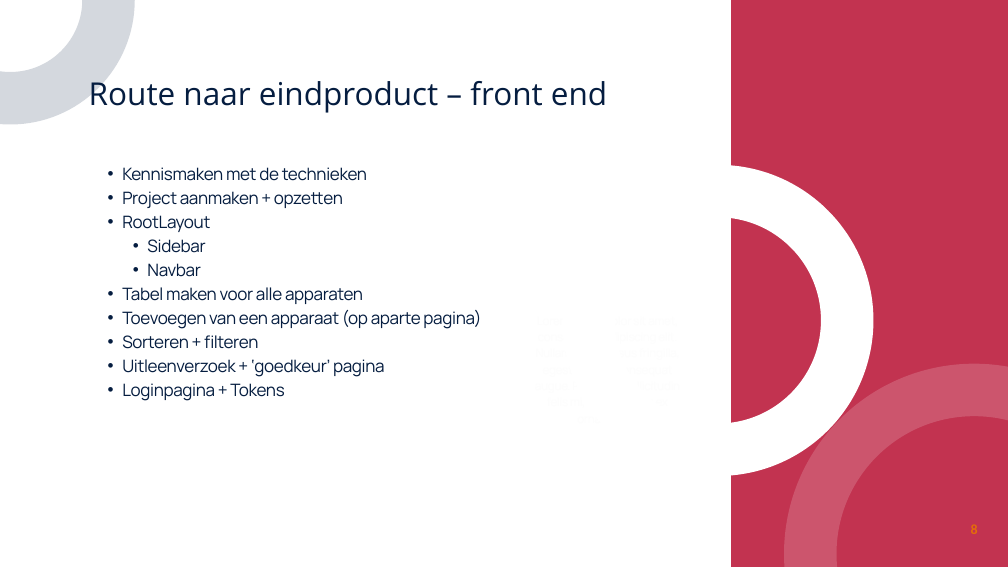
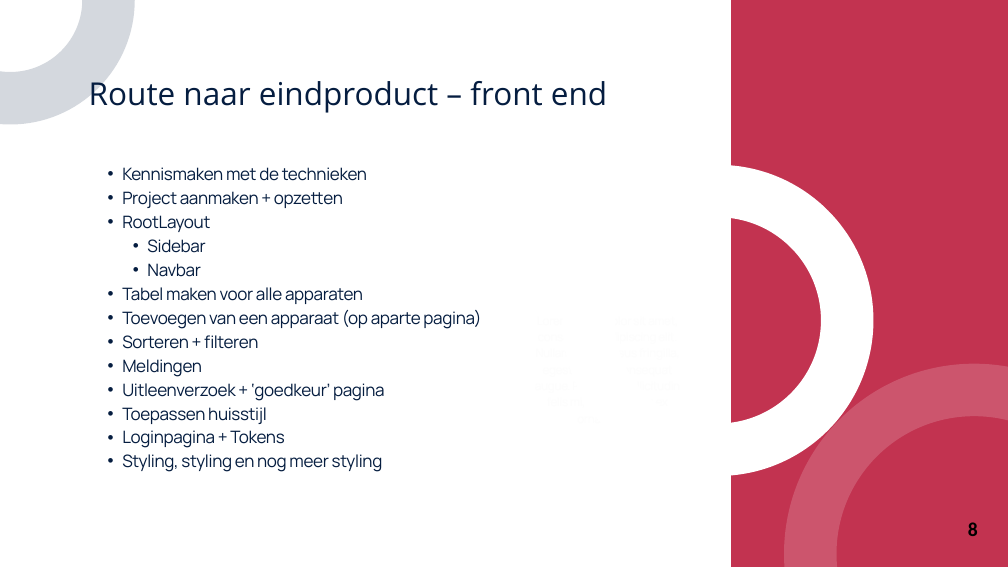
Before and after one commit to MarkStreek/QuintorCatalogBackEnd, a slide deck: slide 8 of docs/presentatie.pptx. Drawn at 1008x567 pixels with LibreOffice and Linux fonts; fonts in the diff are those of the drawing. Boxes give left, top, right and bottom in pixels: in the first picture for what was removed or moved away, otherwise in the second. Text is boxed around its words. In the diff, an @@ line names an element or a change of style, - is before the commit and + after.

```diff
--- a/docs/presentatie.pptx
+++ b/docs/presentatie.pptx
@@ text at (x1=122, y1=359, x2=202, y2=377): paragraph added @@
+  • Meldingen
@@ text at (x1=122, y1=407, x2=267, y2=424): paragraph added @@
+  • Toepassen huisstijl
@@ text at (x1=122, y1=454, x2=383, y2=472): paragraph added @@
+  • Styling, styling en nog meer styling
@@ page number at (x1=968, y1=522, x2=978, y2=536): size 20 to 28 pt, text colour #E46C0A to #000000 @@
```
Also in this commit, not shown: 6 other slides changed, 6 other files.
